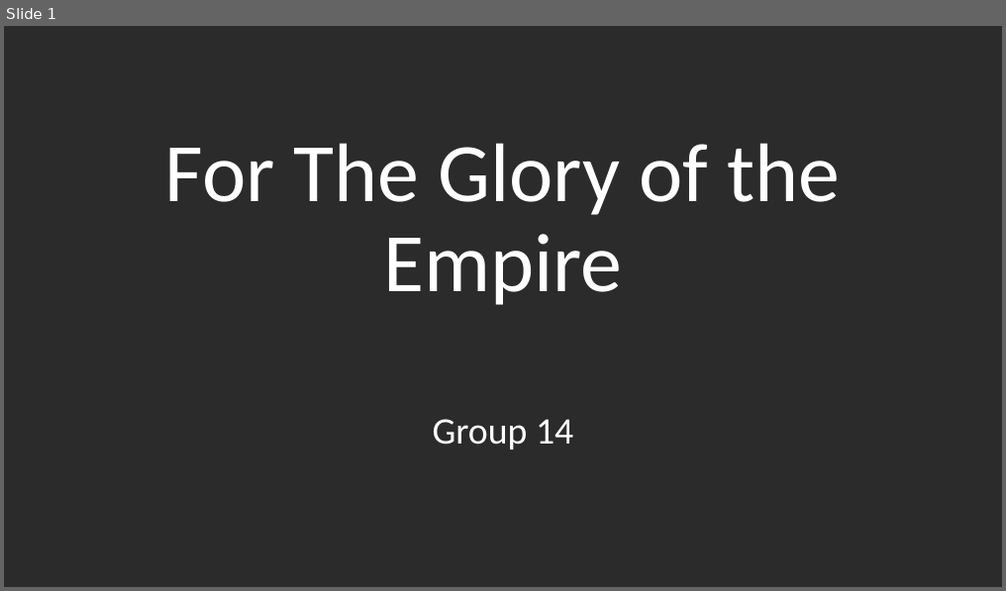
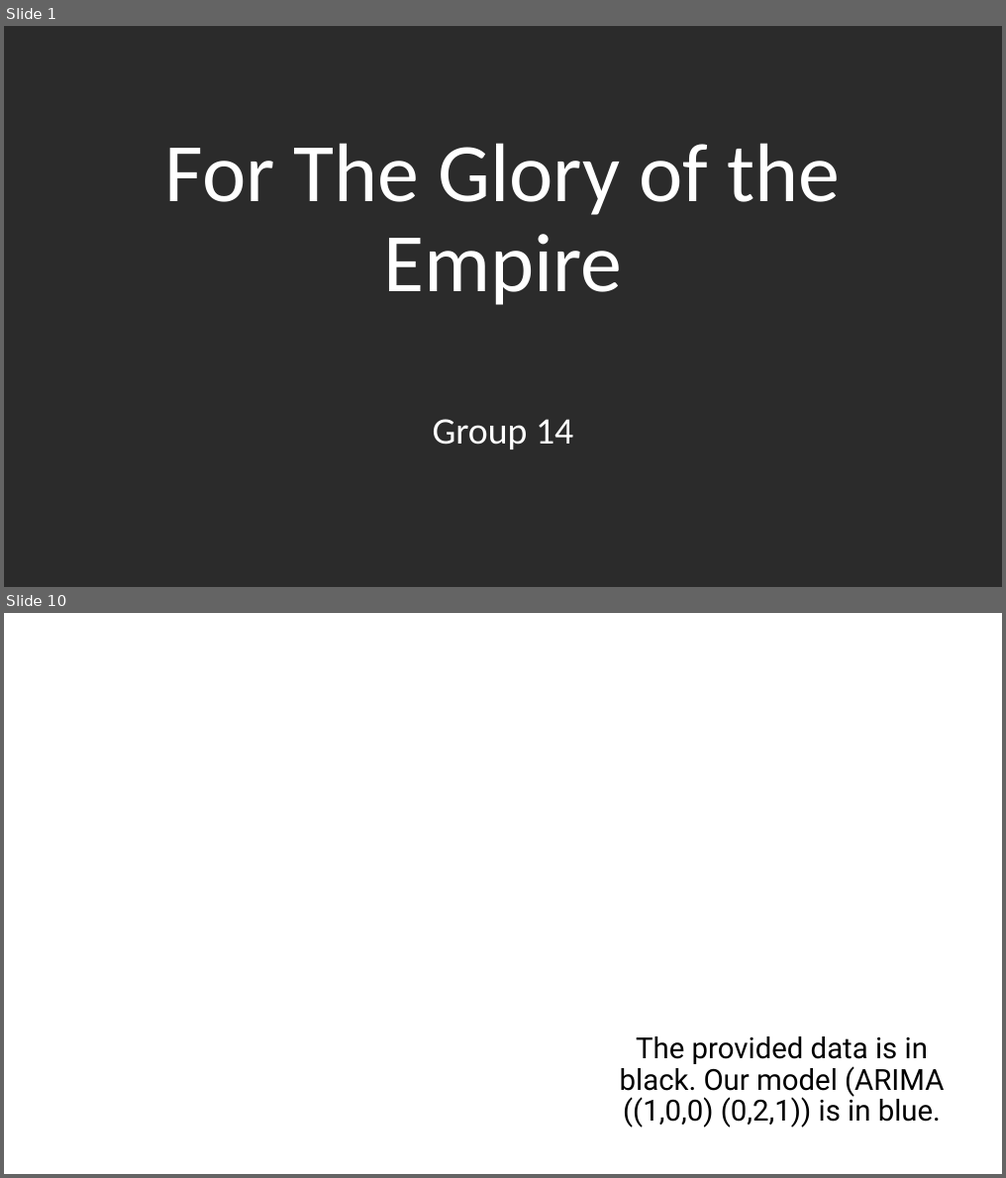
Before and after one commit to DaelynGreene/ForTheGloryOfTheEmpire, a slide deck: For The Glory of the Empire.pptx. Shown one above the other, each under a label of ours: slide 1 before the commit, slides 1 and 10 after it; the slides between them are not shown. The pictures are 1006x591 and 1006x1178 pixels, drawn with LibreOffice and Linux fonts; fonts in the diff are those of the drawing; background and template pictures are left out; a plain dark background stands for a picture behind light text. Boxes give left, top, right and bottom in pixels: in the first picture for what was removed or moved away, otherwise in the second. Text is boxed around its words. In the diff, an @@ line names an element or a change of style, - is before the commit and + after.

```diff
--- a/For The Glory of the Empire.pptx
+++ b/For The Glory of the Empire.pptx
@@ slide 10 added at (4,613,1002,1174), background picture (left out) @@
@@ text added at (620,1037,944,1128), 28 pt, text #000000 @@
+The provided data is in black. Our model (ARIMA ((1,0,0) (0,2,1)) is in blue.
```
Also in this commit, not shown: 9 other slides added, 2 other files.
